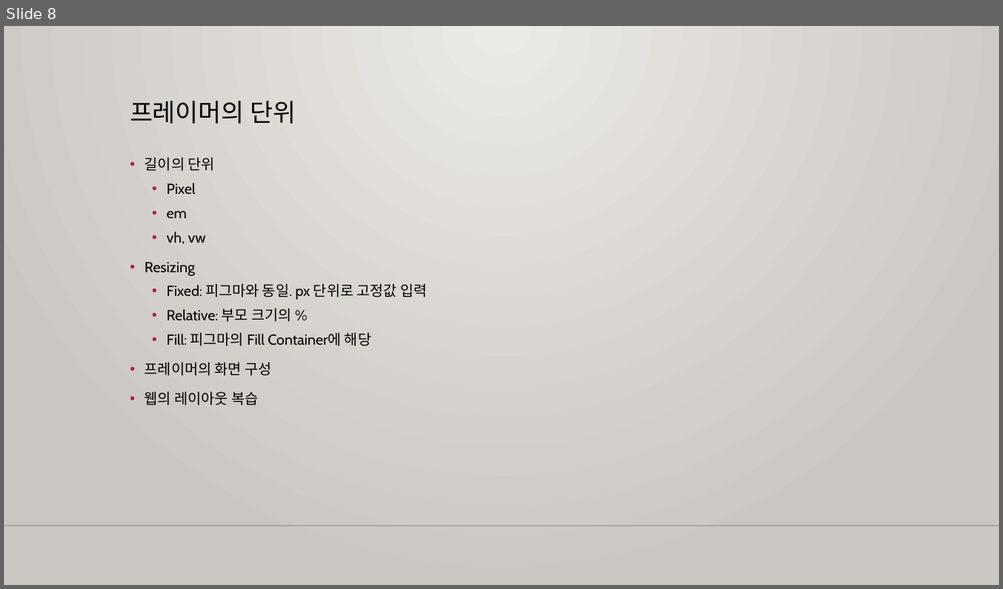
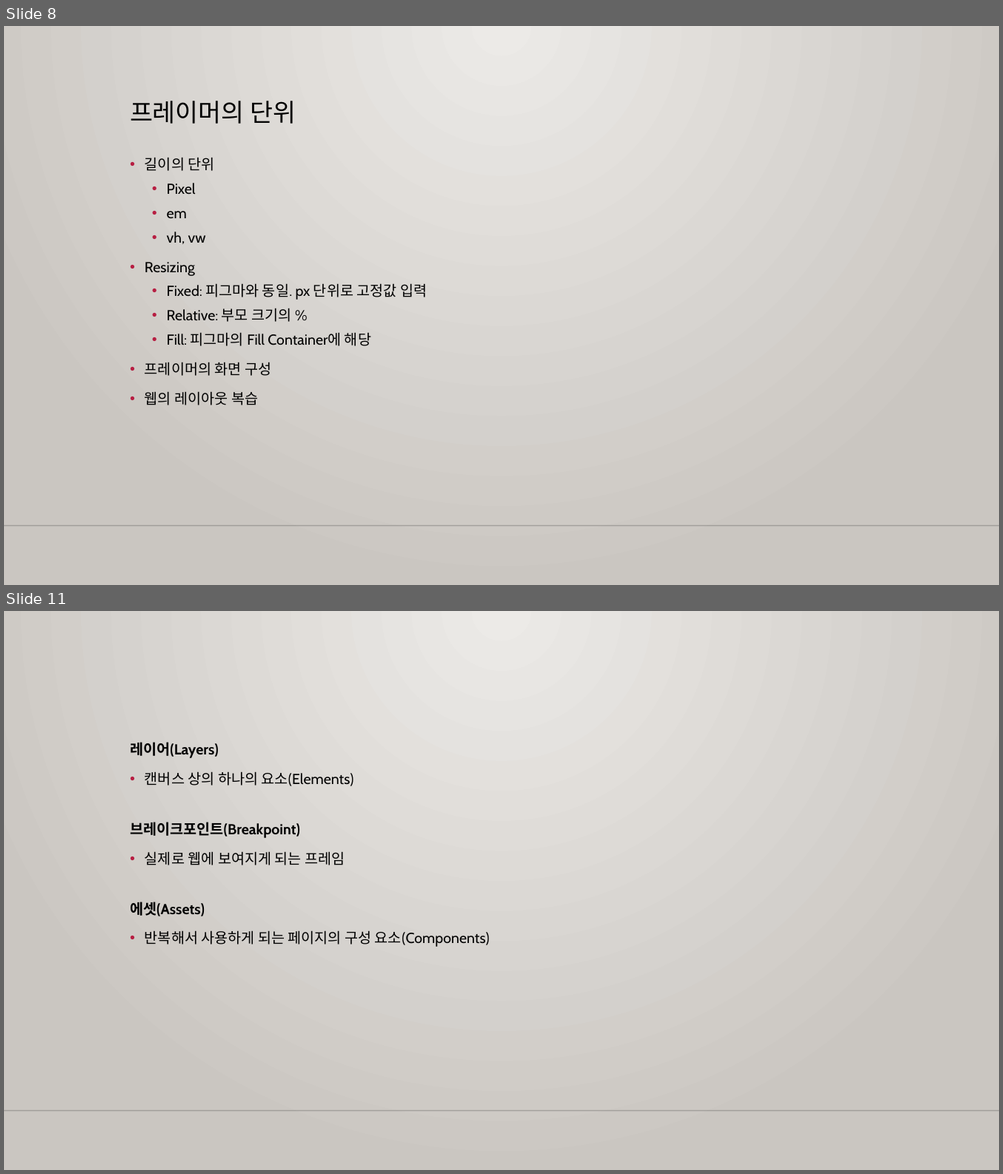
Before and after one commit to m00nlygreat/obsidian-vault, a slide deck: 노코드 엔지니어링/프레이머로 블로그 만들기.pptx. Shown one above the other, each under a label of ours: slide 8 before the commit, slides 8 and 11 after it; the slides between them are not shown. The pictures are 1003x589 and 1003x1174 pixels, drawn with LibreOffice and Linux fonts; fonts in the diff are those of the drawing; background and template pictures are left out. Boxes give left, top, right and bottom in pixels: in the first picture for what was removed or moved away, otherwise in the second. Text is boxed around its words. In the diff, an @@ line names an element or a change of style, - is before the commit and + after.

```diff
--- a/노코드 엔지니어링/프레이머로 블로그 만들기.pptx
+++ b/노코드 엔지니어링/프레이머로 블로그 만들기.pptx
@@ slide 11 added at (4, 611, 999, 1170), background gradient #ECEAE7 to #CAC7C1; not listed: 1 template element that a slide beside it also shows @@
@@ text added at (130, 742, 489, 947), 14 pt, text #000000 @@
+레이어(Layers)
+• 캔버스 상의 하나의 요소(Elements)
+브레이크포인트(Breakpoint)
+• 실제로 웹에 보여지게 되는 프레임
+에셋(Assets)
+• 반복해서 사용하게 되는 페이지의 구성 요소(Components)
```
Also in this commit, not shown: 1 slide changed, 2 other slides added, 1 other file.
